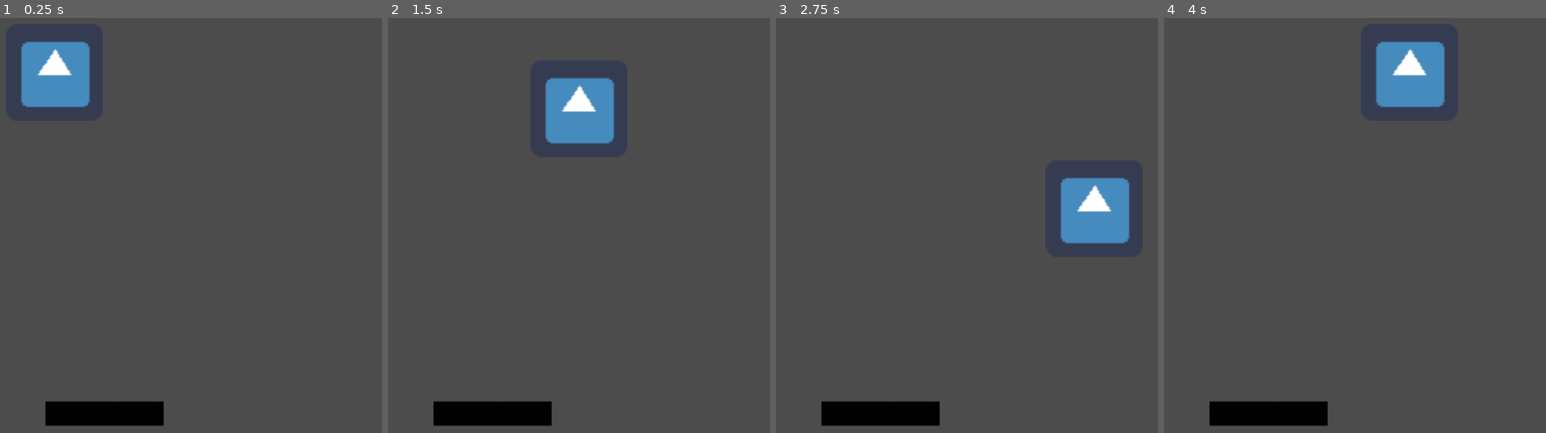
Above: before the commit, frames 1-4 (left to right).
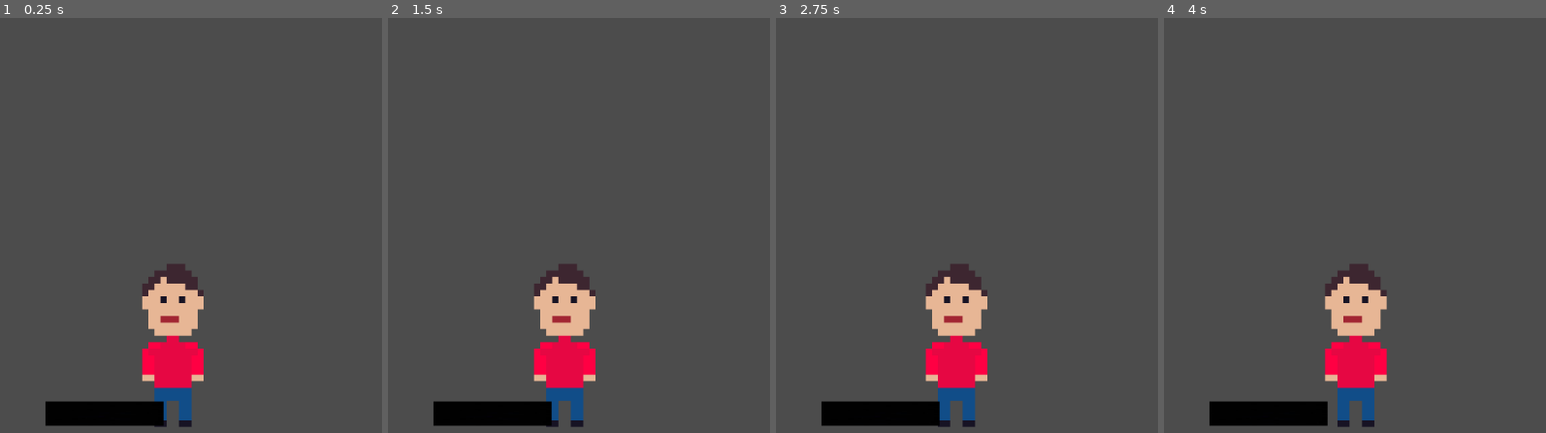
Above: after the commit, the same moments.

Repository: RegularGames/Clean-Inc
Game: Godot game, scene res://Clean Inc.tscn
Two runs of this game, one before a commit and one after it. Both use one fixed random seed, a clock stepped at 60 frames per second and the inputs below. The engine's default icon, where the game draws it, is replaced by a stand-in: a white triangle on a blue panel in a dark square.
Inputs:
- Up to frame 1 (0.25 s): no input
- Up to frame 2 (1.5 s): tap Enter at 0.5 s; hold D (ui_right) 0.53-1.28 s; hold E (clean) 0.53-1.28 s; hold S (ui_down) from 1.28 s (still down); tap E (clean) at 1.35 s
- Up to frame 3 (2.75 s): release S (ui_down) at 2.03 s; hold D (ui_right) from 2.03 s (still down); hold E (clean) from 2.03 s (still down)
- Up to frame 4 (4 s): release D (ui_right) at 2.78 s; release E (clean) at 2.78 s; hold W (ui_up) 2.78-3.53 s; tap E (clean) at 2.85 s; hold A (ui_left) from 3.53 s (still down); hold E (clean) from 3.53 s (still down)

The runs differ from the first frame. In frame 1, 7.3% of the frame differs, in the area x 5-54%, y 5-99%; in frame 2, 7.4%; in frame 3, 7.4%; in frame 4, 7.5%, in the area x 42-74%, y 5-99%.

Commit message:
Kock Body

Diff:
--- a/CharScr.gd
+++ b/CharScr.gd
@@ -5,18 +5,3 @@
 
 func _ready():
 	$personaj_sprite.position = Vector2(0,0)
-
-
-func _process(delta):
-	if Input.is_action_pressed("ui_right"):
-		posX += 2
-		$personaj_sprite.position = Vector2(posX, posY)
-	if Input.is_action_pressed("ui_left"):
-		posX -= 2
-		$personaj_sprite.position = Vector2(posX, posY)
-	if Input.is_action_pressed("ui_up"):
-		posY -= 2
-		$personaj_sprite.position = Vector2(posX, posY)
-	if Input.is_action_pressed("ui_down"):
-		posY += 2
-		$personaj_sprite.position = Vector2(posX, posY)
--- a/Clean Inc.gd
+++ b/Clean Inc.gd
@@ -6,13 +6,6 @@
 func _ready():
 	random()
 
-func _process(delta):
-	if Input.is_key_pressed(KEY_E):
-		velocity = Vector2(spid, 0)
-	else:
-		velocity = Vector2(0,0)
-
-
 
 func random():
 	var rngvar = RandomNumberGenerator.new()
--- a/Clean Inc.tscn
+++ b/Clean Inc.tscn
@@ -1,12 +1,8 @@
-[gd_scene load_steps=6 format=2]
+[gd_scene load_steps=4 format=2]
 
-[ext_resource path="res://icon.png" type="Texture" id=1]
+[ext_resource path="res://cinema.tscn" type="PackedScene" id=1]
 [ext_resource path="res://Clean Inc.gd" type="Script" id=2]
 [ext_resource path="res://Gunoi Negru.png" type="Texture" id=3]
-[ext_resource path="res://CharScr.gd" type="Script" id=4]
-
-[sub_resource type="RectangleShape2D" id=1]
-extents = Vector2( 30.7394, 30.0748 )
 
 [node name="Clean Inc" type="Node2D"]
 script = ExtResource( 2 )
@@ -18,23 +14,10 @@
 
 [node name="fundalu" type="Sprite" parent="fundal"]
 
-[node name="Kinet" type="KinematicBody2D" parent="fundal"]
-position = Vector2( 150.253, 98.6017 )
-scale = Vector2( 2, 2 )
-script = ExtResource( 4 )
-__meta__ = {
-"_edit_group_": true
-}
-
-[node name="personaj_sprite" type="Sprite" parent="fundal/Kinet"]
-position = Vector2( 0.7323, 23.7572 )
-texture = ExtResource( 1 )
-
-[node name="CollisionShape2D" type="CollisionShape2D" parent="fundal/Kinet"]
-position = Vector2( 1.12247, 23.5717 )
-shape = SubResource( 1 )
-
 [node name="gunoi_sprite" type="Sprite" parent="fundal"]
-position = Vector2( 613.823, 550.89 )
+position = Vector2( 543.66, 547.322 )
 scale = Vector2( 0.304709, 0.0505691 )
 texture = ExtResource( 3 )
+
+[node name="KockBody" parent="." instance=ExtResource( 1 )]
+position = Vector2( 440.33, 582.189 )
--- /dev/null
+++ b/cinema.tscn
@@ -0,0 +1,23 @@
+[gd_scene load_steps=4 format=2]
+
+[ext_resource path="res://Loghin.png" type="Texture" id=1]
+[ext_resource path="res://kinscr.gd" type="Script" id=2]
+
+[sub_resource type="RectangleShape2D" id=1]
+extents = Vector2( 42.076, 109.047 )
+
+[node name="KockBody" type="KinematicBody2D"]
+position = Vector2( 412.718, 364.48 )
+script = ExtResource( 2 )
+__meta__ = {
+"_edit_group_": true
+}
+
+[node name="Sprite" type="Sprite" parent="."]
+position = Vector2( -125.865, -118.087 )
+scale = Vector2( 0.50834, 0.538723 )
+texture = ExtResource( 1 )
+
+[node name="CollisionShape2D" type="CollisionShape2D" parent="."]
+position = Vector2( -132.936, -121.622 )
+shape = SubResource( 1 )
--- /dev/null
+++ b/global.gd
@@ -0,0 +1,6 @@
+extends Node
+
+var speed = 100
+var motion = Vector2()
+var direction = 1
+# var gravity = 20
--- /dev/null
+++ b/kinscr.gd
@@ -0,0 +1,6 @@
+extends KinematicBody2D
+
+func _input(event):
+	if event.is_action_pressed("clean"):
+		global.motion.x += global.speed * global.direction
+		global.motion = move_and_slide(global.motion)
--- a/project.godot
+++ b/project.godot
@@ -13,6 +13,10 @@
 config/name="Clean Inc"
 run/main_scene="res://Clean Inc.tscn"
 config/icon="res://icon.png"
+
+[autoload]
+
+global="*res://global.gd"
 
 [input]
 
Binary file added: Loghin.png
Not shown, added: Loghin.png.import
